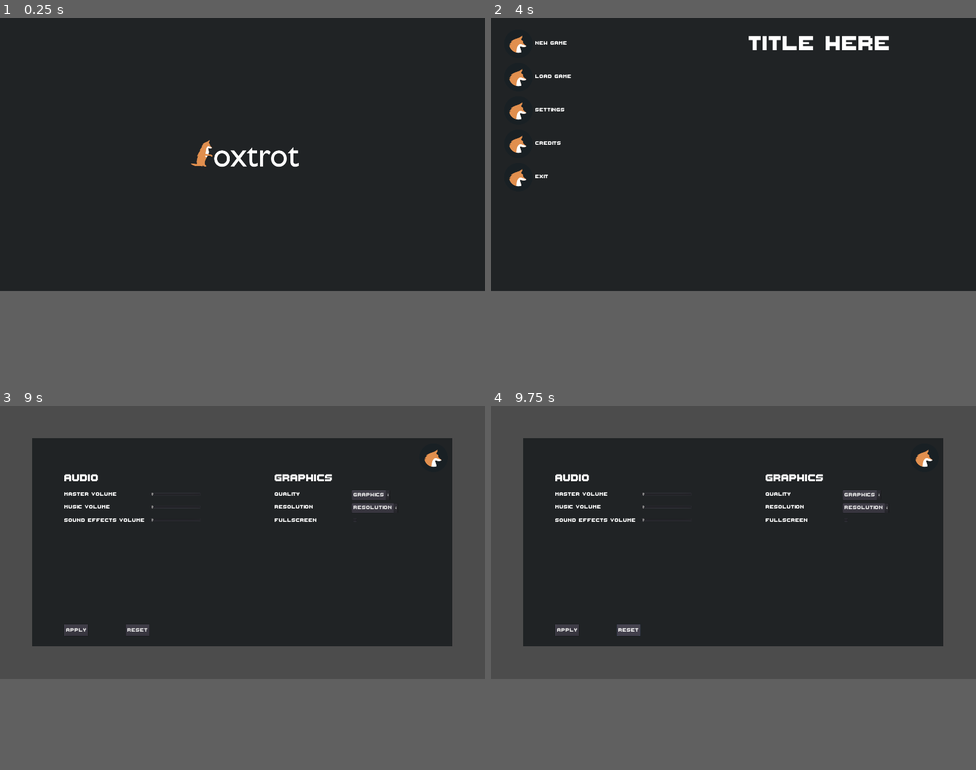
Above: before the commit, frames 1-4 (two rows, left to right).
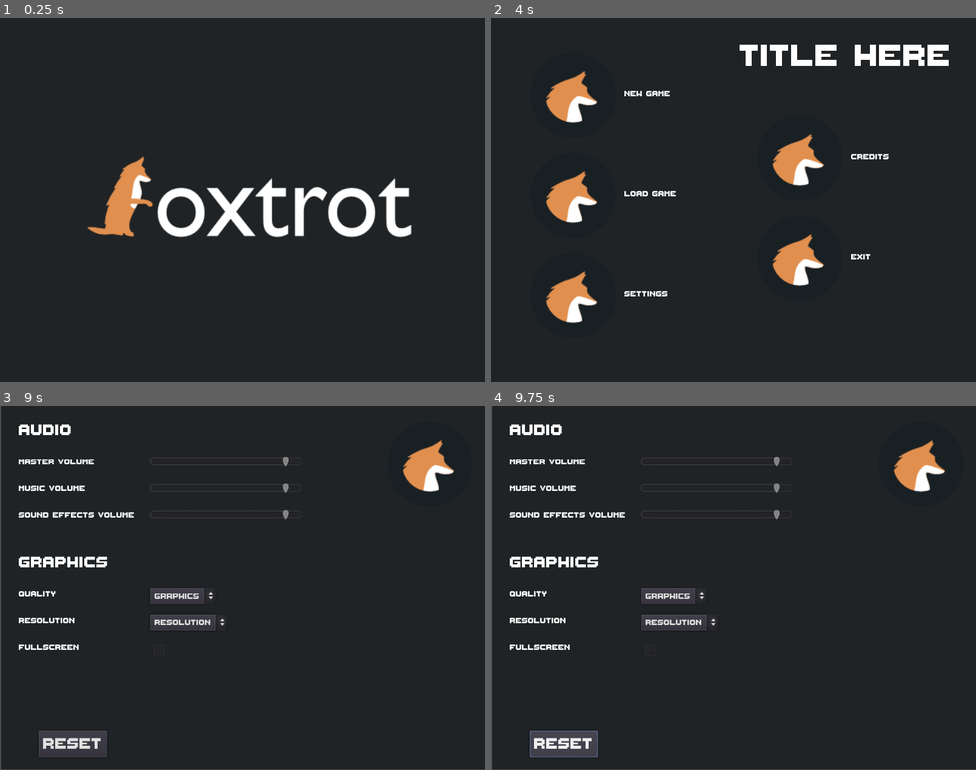
Above: after the commit, the same moments.

Repository: Jonahbui/foxtrot
Game: Godot game, scene res://Scenes/SplashScreen/splash_screen.tscn
Same seed, same stepped clock (60 frames per second), same inputs: the game is played once before the commit and once after it.
Inputs (mouse positions are in pixels of both pictures, inside the frame that each line leads up to; where the layout moved, square brackets give the same spot in the first picture):
- Up to frame 1 (0.25 s): no input
- Up to frame 2 (4 s): tap Enter at 0.5, 2, 3.5 s; tap Space at 1.25, 2.75 s
- Up to frame 3 (9 s): click "Credits" at 4.25 s; click (426, 453) [465, 427] at 5 s; click "New Game" at 5.75 s; click "New Game" at 6.5 s; click "New Game" at 7.25 s; click "Load Game" at 8 s; click "Settings" at 8.75 s
- Up to frame 4 (9.75 s): click "Reset" at 9.5 s
In our replay, the window is 800x450 before the commit and 800x600 after it. These sizes can differ from the game's own. Grey fills any space a smaller window leaves; there, only what the larger window draws over its background counts as a difference.

The runs differ from the first frame. In frame 1, 5.0% of the frame differs, in the area x 18-85%, y 33-61%; in frame 2, 7.2%; in frame 3, 31%; in frame 4, 31%, in the area x 0-100%, y 0-100%.

Commit message:
Updated UI to adjust to 640x480 window resolution.

Diff:
--- a/foxtrot/Scenes/Credits/Credits.tscn
+++ b/foxtrot/Scenes/Credits/Credits.tscn
@@ -6,15 +6,15 @@
 [ext_resource path="res://Fonts/ThaleahFat_TTF.ttf" type="DynamicFontData" id=4]
 
 [sub_resource type="DynamicFont" id=1]
-size = 64
+size = 32
 font_data = ExtResource( 4 )
 
 [node name="Credits" type="CanvasLayer"]
 script = ExtResource( 3 )
 
 [node name="Background" type="TextureRect" parent="."]
-margin_right = 1920.0
-margin_bottom = 1080.0
+margin_right = 640.0
+margin_bottom = 480.0
 texture = ExtResource( 1 )
 expand = true
 __meta__ = {
@@ -51,10 +51,10 @@
 [node name="BackButton" type="TextureButton" parent="Background"]
 anchor_left = 1.0
 anchor_right = 1.0
-margin_left = -142.738
-margin_top = 16.0181
-margin_right = -14.7375
-margin_bottom = 144.018
+margin_left = -143.0
+margin_top = 16.0
+margin_right = -15.0
+margin_bottom = 144.0
 texture_normal = ExtResource( 2 )
 __meta__ = {
 "_edit_use_anchors_": false
--- /dev/null
+++ b/foxtrot/Scenes/Gameplay/Test.tscn
@@ -0,0 +1,106 @@
+[gd_scene load_steps=3 format=2]
+
+[ext_resource path="res://Textures/Gameplay/dev_tiles.png" type="Texture" id=1]
+
+[sub_resource type="TileSet" id=4]
+0/name = "dev_tiles_white"
+0/texture = ExtResource( 1 )
+0/tex_offset = Vector2( 0, 0 )
+0/modulate = Color( 1, 1, 1, 1 )
+0/region = Rect2( 0, 0, 32, 32 )
+0/tile_mode = 1
+0/autotile/bitmask_mode = 0
+0/autotile/bitmask_flags = [  ]
+0/autotile/icon_coordinate = Vector2( 0, 0 )
+0/autotile/tile_size = Vector2( 32, 32 )
+0/autotile/spacing = 0
+0/autotile/occluder_map = [  ]
+0/autotile/navpoly_map = [  ]
+0/autotile/priority_map = [  ]
+0/autotile/z_index_map = [  ]
+0/occluder_offset = Vector2( 0, 0 )
+0/navigation_offset = Vector2( 0, 0 )
+0/shape_offset = Vector2( 0, 0 )
+0/shape_transform = Transform2D( 1, 0, 0, 1, 0, 0 )
+0/shape_one_way = false
+0/shape_one_way_margin = 0.0
+0/shapes = [  ]
+0/z_index = 0
+1/name = "dev_tiles_orange"
+1/texture = ExtResource( 1 )
+1/tex_offset = Vector2( 0, 0 )
+1/modulate = Color( 1, 1, 1, 1 )
+1/region = Rect2( 32, 0, 32, 32 )
+1/tile_mode = 1
+1/autotile/bitmask_mode = 0
+1/autotile/bitmask_flags = [  ]
+1/autotile/icon_coordinate = Vector2( 0, 0 )
+1/autotile/tile_size = Vector2( 32, 32 )
+1/autotile/spacing = 0
+1/autotile/occluder_map = [  ]
+1/autotile/navpoly_map = [  ]
+1/autotile/priority_map = [  ]
+1/autotile/z_index_map = [  ]
+1/occluder_offset = Vector2( 0, 0 )
+1/navigation_offset = Vector2( 0, 0 )
+1/shape_offset = Vector2( 0, 0 )
+1/shape_transform = Transform2D( 1, 0, 0, 1, 0, 0 )
+1/shape_one_way = false
+1/shape_one_way_margin = 0.0
+1/shapes = [  ]
+1/z_index = 0
+2/name = "dev_tiles_grey"
+2/texture = ExtResource( 1 )
+2/tex_offset = Vector2( 0, 0 )
+2/modulate = Color( 1, 1, 1, 1 )
+2/region = Rect2( 64, 0, 32, 32 )
+2/tile_mode = 1
+2/autotile/bitmask_mode = 0
+2/autotile/bitmask_flags = [  ]
+2/autotile/icon_coordinate = Vector2( 0, 0 )
+2/autotile/tile_size = Vector2( 32, 32 )
+2/autotile/spacing = 0
+2/autotile/occluder_map = [  ]
+2/autotile/navpoly_map = [  ]
+2/autotile/priority_map = [  ]
+2/autotile/z_index_map = [  ]
+2/occluder_offset = Vector2( 0, 0 )
+2/navigation_offset = Vector2( 0, 0 )
+2/shape_offset = Vector2( 0, 0 )
+2/shape_transform = Transform2D( 1, 0, 0, 1, 0, 0 )
+2/shape_one_way = false
+2/shape_one_way_margin = 0.0
+2/shapes = [  ]
+2/z_index = 0
+3/name = "dev_tiles_blue"
+3/texture = ExtResource( 1 )
+3/tex_offset = Vector2( 0, 0 )
+3/modulate = Color( 1, 1, 1, 1 )
+3/region = Rect2( 96, 0, 32, 32 )
+3/tile_mode = 1
+3/autotile/bitmask_mode = 0
+3/autotile/bitmask_flags = [  ]
+3/autotile/icon_coordinate = Vector2( 0, 0 )
+3/autotile/tile_size = Vector2( 32, 32 )
+3/autotile/spacing = 0
+3/autotile/occluder_map = [  ]
+3/autotile/navpoly_map = [  ]
+3/autotile/priority_map = [  ]
+3/autotile/z_index_map = [  ]
+3/occluder_offset = Vector2( 0, 0 )
+3/navigation_offset = Vector2( 0, 0 )
+3/shape_offset = Vector2( 0, 0 )
+3/shape_transform = Transform2D( 1, 0, 0, 1, 0, 0 )
+3/shape_one_way = false
+3/shape_one_way_margin = 0.0
+3/shapes = [  ]
+3/z_index = 0
+
+[node name="Node2D" type="Node2D"]
+
+[node name="TileMap" type="TileMap" parent="."]
+position = Vector2( 0, 256 )
+tile_set = SubResource( 4 )
+cell_size = Vector2( 32, 32 )
+format = 1
+tile_data = PoolIntArray( 262144, 0, 0, 327680, 0, 0, 393216, 1, 0, 393217, 1, 0, 393218, 1, 0, 393219, 1, 0, 393220, 1, 0, 393221, 1, 0, 393222, 1, 0, 393223, 1, 0, 393224, 1, 0, 393225, 1, 0, 393226, 1, 0, 393227, 1, 0, 393228, 1, 0, 393229, 1, 0, 393230, 1, 0, 393231, 1, 0, 393232, 1, 0, 393233, 1, 0, 393234, 1, 0, 393235, 1, 0 )
--- a/foxtrot/Scenes/MainMenu/main_menu.tscn
+++ b/foxtrot/Scenes/MainMenu/main_menu.tscn
@@ -8,15 +8,25 @@
 [ext_resource path="res://Scenes/SettingsMenu/settings_menu.tscn" type="PackedScene" id=6]
 
 [sub_resource type="DynamicFont" id=1]
-size = 32
 font_data = ExtResource( 5 )
 
 [sub_resource type="DynamicFont" id=2]
-size = 128
+size = 64
 font_data = ExtResource( 5 )
 
 [node name="MainMenu" type="Node2D"]
+position = Vector2( 73.9989, 65.5899 )
 script = ExtResource( 2 )
+
+[node name="Audio" type="Node" parent="."]
+
+[node name="MusicStream" type="AudioStreamPlayer" parent="Audio"]
+volume_db = 24.0
+bus = "Music"
+
+[node name="SFXStream" type="AudioStreamPlayer" parent="Audio"]
+volume_db = 24.0
+bus = "SFX"
 
 [node name="MainMenu" type="CanvasLayer" parent="."]
 
@@ -113,16 +123,24 @@
 "_edit_use_anchors_": false
 }
 
-[node name="CreditsButton" type="TextureButton" parent="MainMenu/Background/ButtonsVbox"]
-margin_top = 396.0
-margin_right = 128.0
-margin_bottom = 524.0
-texture_normal = ExtResource( 1 )
-__meta__ = {
-"_edit_use_anchors_": false
-}
-
-[node name="Label" type="Label" parent="MainMenu/Background/ButtonsVbox/CreditsButton"]
+[node name="ButtonsVbox2" type="VBoxContainer" parent="MainMenu/Background"]
+margin_left = 339.004
+margin_top = 122.76
+margin_right = 467.004
+margin_bottom = 382.76
+__meta__ = {
+"_edit_use_anchors_": false
+}
+
+[node name="CreditsButton" type="TextureButton" parent="MainMenu/Background/ButtonsVbox2"]
+margin_right = 128.0
+margin_bottom = 128.0
+texture_normal = ExtResource( 1 )
+__meta__ = {
+"_edit_use_anchors_": false
+}
+
+[node name="Label" type="Label" parent="MainMenu/Background/ButtonsVbox2/CreditsButton"]
 anchor_left = 1.0
 anchor_top = 0.5
 anchor_right = 1.0
@@ -138,16 +156,16 @@
 "_edit_use_anchors_": false
 }
 
-[node name="ExitButton" type="TextureButton" parent="MainMenu/Background/ButtonsVbox"]
-margin_top = 528.0
-margin_right = 128.0
-margin_bottom = 656.0
-texture_normal = ExtResource( 1 )
-__meta__ = {
-"_edit_use_anchors_": false
-}
-
-[node name="Label" type="Label" parent="MainMenu/Background/ButtonsVbox/ExitButton"]
+[node name="ExitButton" type="TextureButton" parent="MainMenu/Background/ButtonsVbox2"]
+margin_top = 132.0
+margin_right = 128.0
+margin_bottom = 260.0
+texture_normal = ExtResource( 1 )
+__meta__ = {
+"_edit_use_anchors_": false
+}
+
+[node name="Label" type="Label" parent="MainMenu/Background/ButtonsVbox2/ExitButton"]
 anchor_left = 1.0
 anchor_top = 0.5
 anchor_right = 1.0
@@ -164,11 +182,13 @@
 }
 
 [node name="Title" type="Label" parent="MainMenu/Background"]
-anchor_left = 1.0
-anchor_right = 1.0
-margin_left = -900.0
-margin_top = 40.0
-margin_bottom = 160.0
+anchor_left = 0.95
+anchor_right = 1.0
+anchor_bottom = 0.05
+margin_left = -280.0
+margin_top = 20.0
+margin_right = -20.48
+margin_bottom = 60.28
 custom_fonts/font = SubResource( 2 )
 text = "Title Here"
 __meta__ = {
@@ -194,8 +214,8 @@
 [connection signal="pressed" from="MainMenu/Background/ButtonsVbox/NewGameButton" to="." method="_on_NewGameButton_pressed"]
 [connection signal="pressed" from="MainMenu/Background/ButtonsVbox/LoadGameButton" to="." method="_on_LoadGameButton_pressed"]
 [connection signal="pressed" from="MainMenu/Background/ButtonsVbox/SettingsButton" to="." method="_on_SettingsButton_pressed"]
-[connection signal="pressed" from="MainMenu/Background/ButtonsVbox/CreditsButton" to="." method="_on_CreditsButton_pressed"]
-[connection signal="pressed" from="MainMenu/Background/ButtonsVbox/ExitButton" to="." method="_on_ExitButton_pressed"]
+[connection signal="pressed" from="MainMenu/Background/ButtonsVbox2/CreditsButton" to="." method="_on_CreditsButton_pressed"]
+[connection signal="pressed" from="MainMenu/Background/ButtonsVbox2/ExitButton" to="." method="_on_ExitButton_pressed"]
 [connection signal="pressed" from="Credits/Background/BackButton" to="." method="_on_CreditsBackButton_pressed"]
 [connection signal="pressed" from="SettingsMenu/Background/BackButton" to="." method="_on_SettingsBackButton_pressed"]
 
--- a/foxtrot/Scenes/SettingsMenu/settings_menu.gd
+++ b/foxtrot/Scenes/SettingsMenu/settings_menu.gd
@@ -1,16 +1,30 @@
+# Settings menu will not work by itself inserted into a scene. The appropriate
+# audio nodes need to be updated when the settings changes. Make an event.
+# NOTE: may just need to update audio buses
 extends CanvasLayer
 
+var bus_layout = load("res://default_bus_layout.tres")
 
-# Declare member variables here. Examples:
-# var a = 2
-# var b = "text"
+func _ready():
+  LoadConfigToSettings()
 
+func _on_MasterSlider_value_changed(value):
+  Save.config[Globals.VOLUME_MASTER] = value
 
-# Called when the node enters the scene tree for the first time.
-func _ready():
-  pass # Replace with function body.
+func _on_MusicSlider_value_changed(value):
+  Save.config[Globals.VOLUME_MUSIC] = value
 
+func _on_SFXSlider_value_changed(value):
+  Save.config[Globals.VOLUME_SFX] = value
 
-# Called every frame. 'delta' is the elapsed time since the previous frame.
-#func _process(delta):
-#  pass
+func _on_Reset_pressed():
+  Save.reset_config()
+  LoadConfigToSettings()
+
+func LoadConfigToSettings():
+  # Set the volume settings to the ones in the config file
+  $Background/AudioVbox/MasterVolume/MasterSlider.value = Save.config[Globals.VOLUME_MASTER]
+  $Background/AudioVbox/MusicVolume/MusicSlider.value = Save.config[Globals.VOLUME_MUSIC]
+  $Background/AudioVbox/SFXVolume/SFXSlider.value = Save.config[Globals.VOLUME_SFX]
+
+  #bus_layout.instance()
--- a/foxtrot/Scenes/SettingsMenu/settings_menu.tscn
+++ b/foxtrot/Scenes/SettingsMenu/settings_menu.tscn
@@ -5,16 +5,14 @@
 [ext_resource path="res://Fonts/ThaleahFat_TTF.ttf" type="DynamicFontData" id=3]
 [ext_resource path="res://icon.png" type="Texture" id=4]
 
-[sub_resource type="DynamicFont" id=2]
-size = 64
-font_data = ExtResource( 3 )
-
 [sub_resource type="DynamicFont" id=1]
 size = 32
 font_data = ExtResource( 3 )
 
+[sub_resource type="DynamicFont" id=2]
+font_data = ExtResource( 3 )
+
 [sub_resource type="DynamicFont" id=3]
-size = 32
 font_data = ExtResource( 3 )
 
 [sub_resource type="DynamicFont" id=4]
@@ -27,10 +25,10 @@
 [node name="Background" type="TextureRect" parent="."]
 anchor_right = 1.0
 anchor_bottom = 1.0
-margin_left = 127.251
-margin_top = 126.586
-margin_right = -128.749
-margin_bottom = -129.414
+margin_left = 1.7818
+margin_top = -0.8909
+margin_right = 1.7818
+margin_bottom = -0.8909
 texture = ExtResource( 1 )
 expand = true
 __meta__ = {
@@ -38,111 +36,117 @@
 }
 
 [node name="AudioVbox" type="VBoxContainer" parent="Background"]
-margin_left = 128.0
-margin_top = 128.0
-margin_right = 100.0
-margin_bottom = 48.0
+margin_left = 22.5477
+margin_top = 18.5431
+margin_right = 175.548
+margin_bottom = 153.543
 custom_constants/separation = 20
 __meta__ = {
 "_edit_use_anchors_": false
 }
 
 [node name="AudioLabel" type="Label" parent="Background/AudioVbox"]
-margin_right = 306.0
-margin_bottom = 59.0
-custom_fonts/font = SubResource( 2 )
+margin_right = 153.0
+margin_bottom = 30.0
+custom_fonts/font = SubResource( 1 )
 text = "Audio"
 __meta__ = {
 "_edit_use_anchors_": false
 }
 
 [node name="MasterVolume" type="Label" parent="Background/AudioVbox"]
-margin_top = 79.0
-margin_right = 306.0
-margin_bottom = 109.0
-custom_fonts/font = SubResource( 1 )
+margin_top = 50.0
+margin_right = 153.0
+margin_bottom = 65.0
+custom_fonts/font = SubResource( 2 )
 text = "Master Volume"
 __meta__ = {
 "_edit_use_anchors_": false
 }
 
-[node name="HSlider" type="HSlider" parent="Background/AudioVbox/MasterVolume"]
+[node name="MasterSlider" type="HSlider" parent="Background/AudioVbox/MasterVolume"]
 anchor_left = 1.0
 anchor_right = 1.0
 anchor_bottom = 1.0
 margin_left = 20.0
 margin_top = -0.943695
 margin_right = 220.0
+min_value = -80.0
+max_value = 6.0
 __meta__ = {
 "_edit_use_anchors_": false
 }
 
 [node name="MusicVolume" type="Label" parent="Background/AudioVbox"]
-margin_top = 129.0
-margin_right = 306.0
-margin_bottom = 159.0
-custom_fonts/font = SubResource( 1 )
+margin_top = 85.0
+margin_right = 153.0
+margin_bottom = 100.0
+custom_fonts/font = SubResource( 2 )
 text = "Music Volume"
 __meta__ = {
 "_edit_use_anchors_": false
 }
 
-[node name="HSlider" type="HSlider" parent="Background/AudioVbox/MusicVolume"]
+[node name="MusicSlider" type="HSlider" parent="Background/AudioVbox/MusicVolume"]
 anchor_left = 1.0
 anchor_right = 1.0
 anchor_bottom = 1.0
 margin_left = 20.0
 margin_top = -0.943695
 margin_right = 220.0
-__meta__ = {
-"_edit_use_anchors_": false
-}
-
-[node name="SfxVolume" type="Label" parent="Background/AudioVbox"]
-margin_top = 179.0
-margin_right = 306.0
-margin_bottom = 209.0
-custom_fonts/font = SubResource( 1 )
+min_value = -80.0
+max_value = 6.0
+__meta__ = {
+"_edit_use_anchors_": false
+}
+
+[node name="SFXVolume" type="Label" parent="Background/AudioVbox"]
+margin_top = 120.0
+margin_right = 153.0
+margin_bottom = 135.0
+custom_fonts/font = SubResource( 2 )
 text = "Sound Effects Volume"
 __meta__ = {
 "_edit_use_anchors_": false
 }
 
-[node name="HSlider" type="HSlider" parent="Background/AudioVbox/SfxVolume"]
+[node name="SFXSlider" type="HSlider" parent="Background/AudioVbox/SFXVolume"]
 anchor_left = 1.0
 anchor_right = 1.0
 anchor_bottom = 1.0
 margin_left = 20.0
 margin_top = -0.943695
 margin_right = 220.0
+min_value = -80.0
+max_value = 6.0
 __meta__ = {
 "_edit_use_anchors_": false
 }
 
 [node name="GraphicsVbox" type="VBoxContainer" parent="Background"]
-margin_left = 960.0
-margin_top = 128.0
-margin_right = 1266.0
-margin_bottom = 337.0
+margin_left = 23.0
+margin_top = 193.0
+margin_right = 196.0
+margin_bottom = 402.0
 custom_constants/separation = 20
 __meta__ = {
 "_edit_use_anchors_": false
 }
 
 [node name="GraphicsLabel" type="Label" parent="Background/GraphicsVbox"]
-margin_right = 306.0
-margin_bottom = 59.0
-custom_fonts/font = SubResource( 2 )
+margin_right = 173.0
+margin_bottom = 30.0
+custom_fonts/font = SubResource( 1 )
 text = "Graphics"
 __meta__ = {
 "_edit_use_anchors_": false
 }
 
 [node name="Quality" type="Label" parent="Background/GraphicsVbox"]
-margin_top = 79.0
-margin_right = 306.0
-margin_bottom = 109.0
-custom_fonts/font = SubResource( 1 )
+margin_top = 50.0
+margin_right = 173.0
+margin_bottom = 65.0
+custom_fonts/font = SubResource( 2 )
 text = "Quality"
 __meta__ = {
 "_edit_use_anchors_": false
@@ -152,7 +156,8 @@
 anchor_left = 1.0
 anchor_right = 1.0
 anchor_bottom = 1.0
-margin_right = 40.0
+margin_right = 88.0
+margin_bottom = 6.0
 custom_fonts/font = SubResource( 3 )
 text = "Graphics"
 __meta__ = {
@@ -160,10 +165,10 @@
 }
 
 [node name="Resolution" type="Label" parent="Background/GraphicsVbox"]
-margin_top = 129.0
-margin_right = 306.0
-margin_bottom = 159.0
-custom_fonts/font = SubResource( 1 )
+margin_top = 85.0
+margin_right = 173.0
+margin_bottom = 100.0
+custom_fonts/font = SubResource( 2 )
 text = "Resolution"
 __meta__ = {
 "_edit_use_anchors_": false
@@ -173,7 +178,10 @@
 anchor_left = 1.0
 anchor_right = 1.0
 anchor_bottom = 1.0
-margin_right = 40.0
+margin_left = -0.445435
+margin_top = 0.445435
+margin_right = 102.555
+margin_bottom = 6.44543
 custom_fonts/font = SubResource( 3 )
 text = "Resolution"
 __meta__ = {
@@ -181,10 +189,10 @@
 }
 
 [node name="Fullscreen" type="Label" parent="Background/GraphicsVbox"]
-margin_top = 179.0
-margin_right = 306.0
-margin_bottom = 209.0
-custom_fonts/font = SubResource( 1 )
+margin_top = 120.0
+margin_right = 173.0
+margin_bottom = 135.0
+custom_fonts/font = SubResource( 2 )
 text = "FullSCreen"
 __meta__ = {
 "_edit_use_anchors_": false
@@ -214,8 +222,9 @@
 }
 
 [node name="Apply" type="Button" parent="Background/HBoxContainer"]
+visible = false
 margin_right = 90.0
-margin_bottom = 48.0
+margin_bottom = 36.0
 custom_fonts/font = SubResource( 4 )
 text = "Apply"
 __meta__ = {
@@ -223,20 +232,24 @@
 }
 
 [node name="Reset" type="Button" parent="Background/HBoxContainer"]
-margin_left = 240.0
-margin_right = 330.0
-margin_bottom = 48.0
+margin_right = 90.0
+margin_bottom = 36.0
 custom_fonts/font = SubResource( 4 )
 text = "Reset"
 
 [node name="BackButton" type="TextureButton" parent="Background"]
 anchor_left = 1.0
 anchor_right = 1.0
-margin_left = -142.738
-margin_top = 16.0181
-margin_right = -14.7375
-margin_bottom = 144.018
+margin_left = -143.0
+margin_top = 16.0
+margin_right = -15.0
+margin_bottom = 144.0
 texture_normal = ExtResource( 4 )
 __meta__ = {
 "_edit_use_anchors_": false
 }
+
+[connection signal="value_changed" from="Background/AudioVbox/MasterVolume/MasterSlider" to="." method="_on_MasterSlider_value_changed"]
+[connection signal="value_changed" from="Background/AudioVbox/MusicVolume/MusicSlider" to="." method="_on_MusicSlider_value_changed"]
+[connection signal="value_changed" from="Background/AudioVbox/SFXVolume/SFXSlider" to="." method="_on_SFXSlider_value_changed"]
+[connection signal="pressed" from="Background/HBoxContainer/Reset" to="." method="_on_Reset_pressed"]
--- a/foxtrot/Scenes/SplashScreen/splash_screen.tscn
+++ b/foxtrot/Scenes/SplashScreen/splash_screen.tscn
@@ -11,8 +11,8 @@
 [node name="Canvas" type="CanvasLayer" parent="."]
 
 [node name="Background" type="TextureRect" parent="Canvas"]
-margin_right = 1920.0
-margin_bottom = 1080.0
+margin_right = 640.0
+margin_bottom = 480.0
 texture = ExtResource( 2 )
 expand = true
 __meta__ = {
--- /dev/null
+++ b/foxtrot/Scripts/globals.gd
@@ -0,0 +1,5 @@
+extends Node
+
+const VOLUME_MASTER = "masterVolume"
+const VOLUME_MUSIC = "musicVolume"
+const VOLUME_SFX  = "sfxVolume"
--- /dev/null
+++ b/foxtrot/Scripts/save.gd
@@ -0,0 +1,54 @@
+extends Node
+
+# Default name for config file if force shutdown or unrecoverable exception
+const FILENAME_DEFAULT_AUTO   = "autosave.save"
+const FILENAME_CONFIG_DEFAULT = "playerConfig.json"
+
+var config = null
+var save = null
+
+func _enter_tree():
+  # Create a config dictionary so that the data can be filled in.
+  config = create_config(true)
+  load_config()
+
+func _exit_tree():
+  # Write an autosave on game exit
+  save_config()
+
+func create_config(default=false):
+  var new_config = {
+      "masterVolume" : config[Globals.VOLUME_MASTER] if not default else 0.0,
+      "musicVolume"  : config[Globals.VOLUME_MUSIC] if not default else 0.0,
+      "sfxVolume"    : config[Globals.VOLUME_SFX] if not default else 0.0
+   }
+  return new_config
+
+func save_config():
+  # Create a new file to read using the given filename
+  var file = File.new()
+  file.open("user://%s" % [FILENAME_CONFIG_DEFAULT], File.WRITE)
+
+  # Write the data to the file
+  var data = create_config()
+  if(data != null): file.store_line(to_json(data))
+  file.close()
+
+func load_config():
+  # Check for file existance before reading
+  var file = File.new()
+  if not file.file_exists("user://%s" % [FILENAME_CONFIG_DEFAULT]): return null
+
+  # Read in the config file
+  file.open("user://%s" % [FILENAME_CONFIG_DEFAULT], File.READ)
+  var line = file.get_line()
+  var data = parse_json(line)
+  if data == null: return null
+
+  # Insert the data into the config (Do not set config equal to data. People may
+  # insert their own values) dictionary.
+  for key in data.keys():
+    if config.has(key): config[key] = data[key]
+
+func reset_config():
+  config = create_config(true)
--- /dev/null
+++ b/foxtrot/default_bus_layout.tres
@@ -0,0 +1,16 @@
+[gd_resource type="AudioBusLayout" format=2]
+
+[resource]
+bus/0/volume_db = 0.0672607
+bus/1/name = "Music"
+bus/1/solo = false
+bus/1/mute = false
+bus/1/bypass_fx = false
+bus/1/volume_db = -0.130497
+bus/1/send = ""
+bus/2/name = "SFX"
+bus/2/solo = false
+bus/2/mute = false
+bus/2/bypass_fx = false
+bus/2/volume_db = 0.0
+bus/2/send = "Master"
--- a/foxtrot/project.godot
+++ b/foxtrot/project.godot
@@ -14,10 +14,19 @@
 run/main_scene="res://Scenes/SplashScreen/splash_screen.tscn"
 config/icon="res://icon.png"
 
+[audio]
+
+default_bus_layout="res://Audio/default_bus_layout.tres"
+
+[autoload]
+
+Save="*res://Scripts/save.gd"
+Globals="*res://Scripts/globals.gd"
+
 [display]
 
-window/size/width=1920
-window/size/height=1080
+window/size/width=640
+window/size/height=480
 window/size/always_on_top=true
 window/size/test_width=1280
 window/size/test_height=720
Binary file added: foxtrot/Textures/Gameplay/bubble.png
Not shown, added: foxtrot/Textures/Gameplay/bubble.png.import
Binary file added: foxtrot/Textures/Gameplay/dev_tiles.png
Not shown, added: foxtrot/Textures/Gameplay/dev_tiles.png.import
Not shown, changed: README.md
